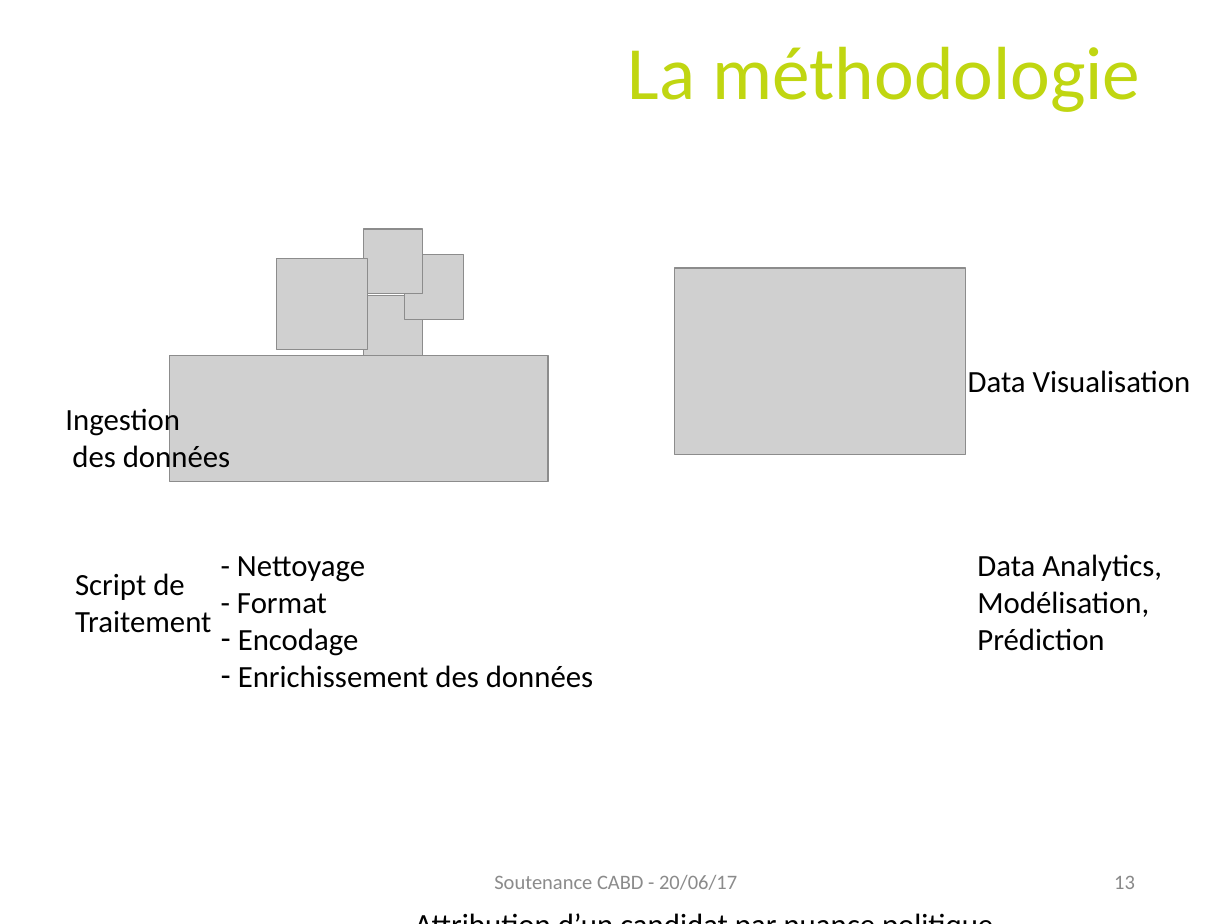
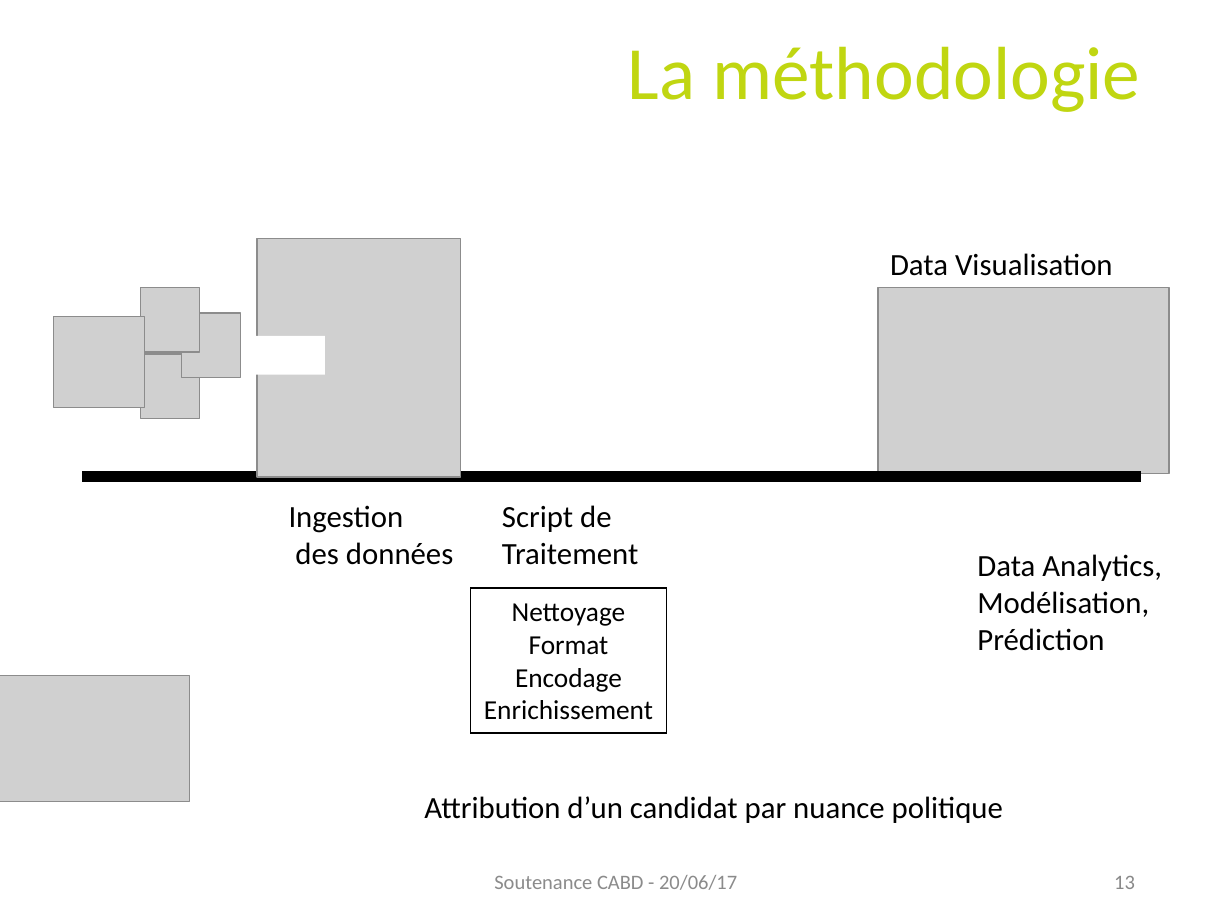
Before and after one commit to jeromeCompain/Legislatec, a slide deck: slide 13 of PrésentationV5.pptx. Drawn at 1232x924 pixels with LibreOffice and Linux fonts; fonts in the diff are those of the drawing; grey boxes stand for pictures; background and template pictures are left out. Boxes give left, top, right and bottom in pixels: in the first picture for what was removed or moved away, otherwise in the second. Text is boxed around its words. In the diff, an @@ line names an element or a change of style, - is before the commit and + after.

```diff
--- a/PrésentationV5.pptx
+++ b/PrésentationV5.pptx
@@ picture added at (257,239,461,477) @@
@@ text "Data Visualisation": place and size @@
-text "Data Visualisation" at (968,370,1191,393)
+text "Data Visualisation" at (890,253,1113,276)
@@ picture: place and size @@
-picture at (674,269,965,455)
+picture at (878,287,1169,473)
@@ 4 pictures: place and size @@
-4 pictures at (276,229,463,360)
+4 pictures at (53,287,240,418)
@@ rectangle added at (248,336,325,375), fill #FFFFFF @@
@@ rectangle added at (83,472,1140,482), fill #000000, outline #000000 1 pt @@
@@ text "Ingestion" rewrapped from (65,405,230,476) to (289,505,453,565) @@
@@ text "Script de": place and size @@
-text "Script de" at (75,573,211,633)
+text "Script de" at (502,505,638,565)
@@ rectangle "Nettoyage": place and size @@
-rectangle "Nettoyage" at (237,556,593,688)
+rectangle "Nettoyage" at (471,588,667,733)
@@ rectangle "Nettoyage" at (471,588,667,733): fill none to #FFFFFF; outline none to #000000 1 pt @@
@@ text in rectangle at (512,603,626,655): text changed; size 18 to 16 pt @@
-- Nettoyage
-- Format
+Nettoyage
+Format
@@ picture: place and size @@
-picture at (170,355,548,480)
+picture at (0,675,188,801)
@@ text in rectangle at (515,668,622,692): size 18 to 16 pt in "Encodage"; alignment left to centre; bullet - to none @@
@@ text in rectangle at (484,700,653,720): text changed; size 18 to 16 pt @@
-– Enrichissement des données
+Enrichissement
@@ text "Attribution d’un candidat par nuance ..." rewrapped from (403,899,1023,924) to (424,796,1003,823) @@
```
Also in this commit, not shown: 3 other slides changed.
